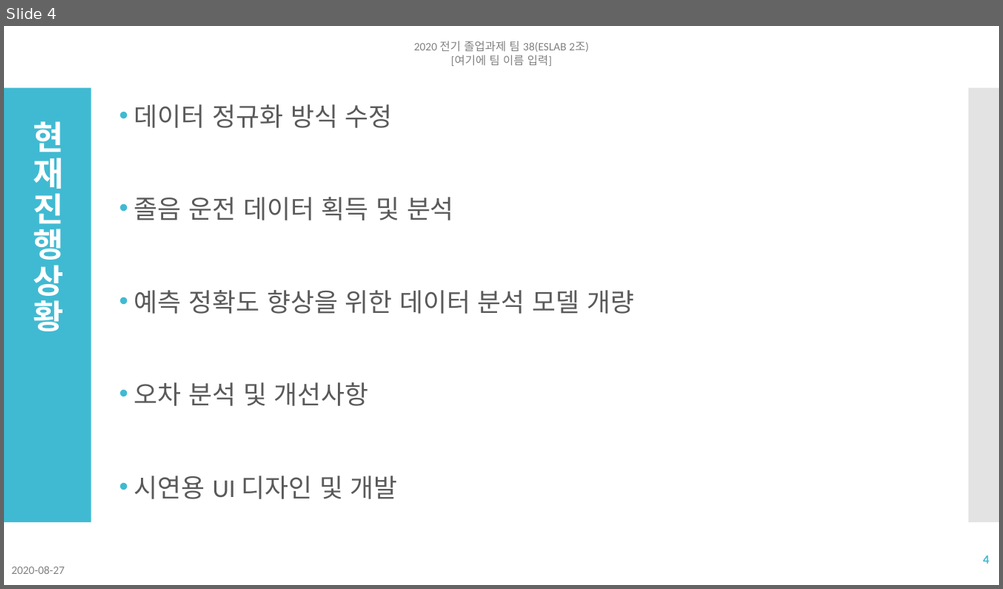
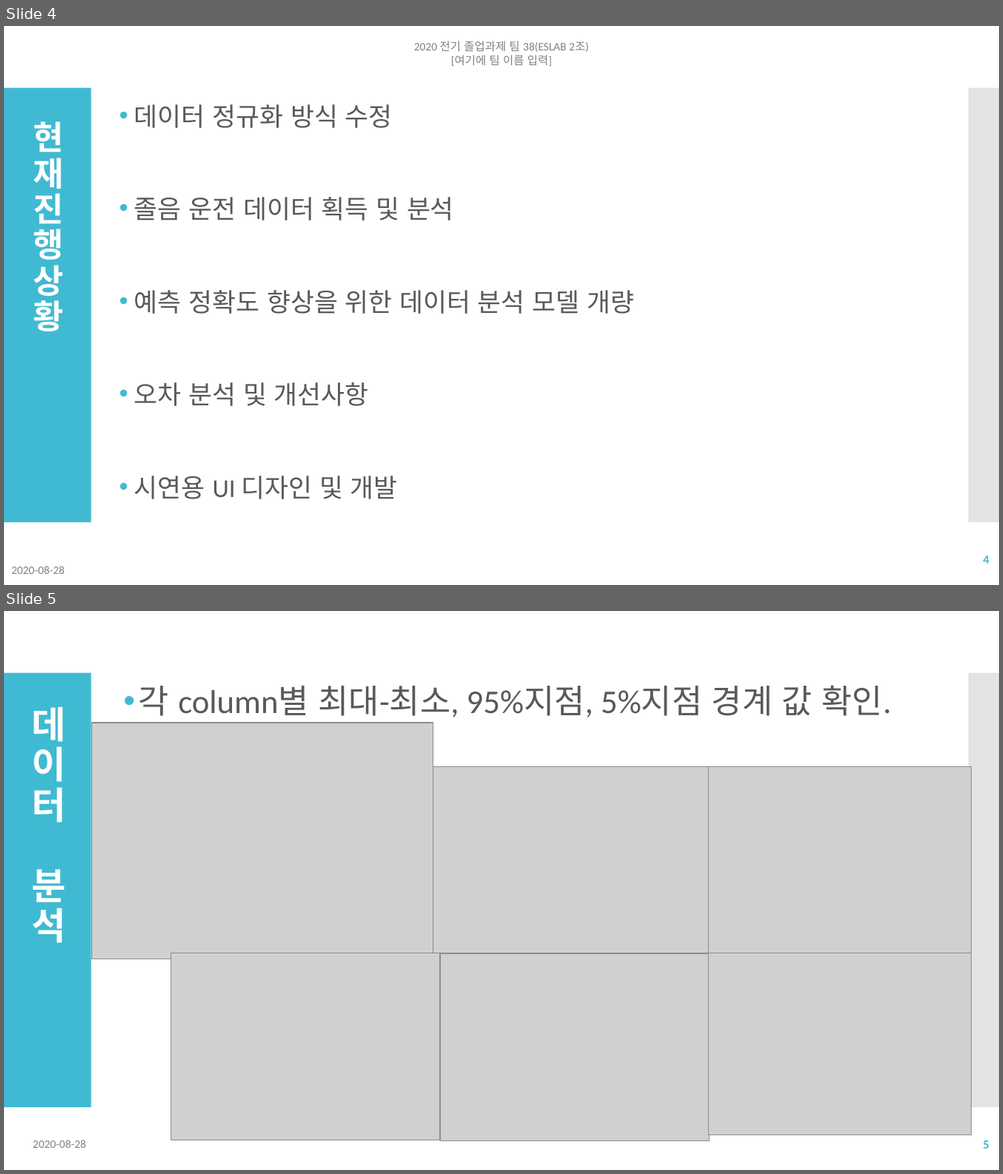
Before and after one commit to NgaAdrain/TEAM_Enter_Text_Here, a slide deck: Reports/발표/졸업과제 여덟번째 발표 2조.pptx. Shown one above the other, each under a label of ours: slide 4 before the commit, slides 4 and 5 after it. The pictures are 1003x589 and 1003x1174 pixels, drawn with LibreOffice and Linux fonts; fonts in the diff are those of the drawing; grey boxes stand for pictures. Boxes give left, top, right and bottom in pixels: in the first picture for what was removed or moved away, otherwise in the second. Text is boxed around its words. In the diff, an @@ line names an element or a change of style, - is before the commit and + after.

```diff
--- a/Reports/발표/졸업과제 여덟번째 발표 2조.pptx
+++ b/Reports/발표/졸업과제 여덟번째 발표 2조.pptx
@@ slide 5 added at (4,611,999,1170), background #FFFFFF; not listed: 2 template elements that a slide beside it also shows @@
@@ text added at (138,685,891,718), 32 pt, text #595959 @@
+• 각 column별 최대-최소, 95%지점, 5%지점 경계 값 확인.
@@ title added at (32,706,66,943), 36 pt, text #FFFFFF, bold @@
+데이터
+분석
@@ picture added at (91,723,433,960) @@
@@ picture added at (433,766,708,954) @@
@@ picture added at (708,767,971,954) @@
@@ picture added at (171,954,440,1141) @@
@@ picture added at (441,954,709,1142) @@
@@ picture added at (708,954,971,1136) @@
@@ text added at (33,1140,86,1148), 11 pt, text #808080 @@
+2020-08-28
@@ page number added at (982,1141,988,1149), 12 pt, text #40BAD2, bold @@
+5
@@ slide 4 changed as well @@
@@ text at (11,566,65,574): text changed @@
-2020-08-27
+2020-08-28
```
Also in this commit, not shown: 13 other slides changed, 5 other slides added, 18 other files.
